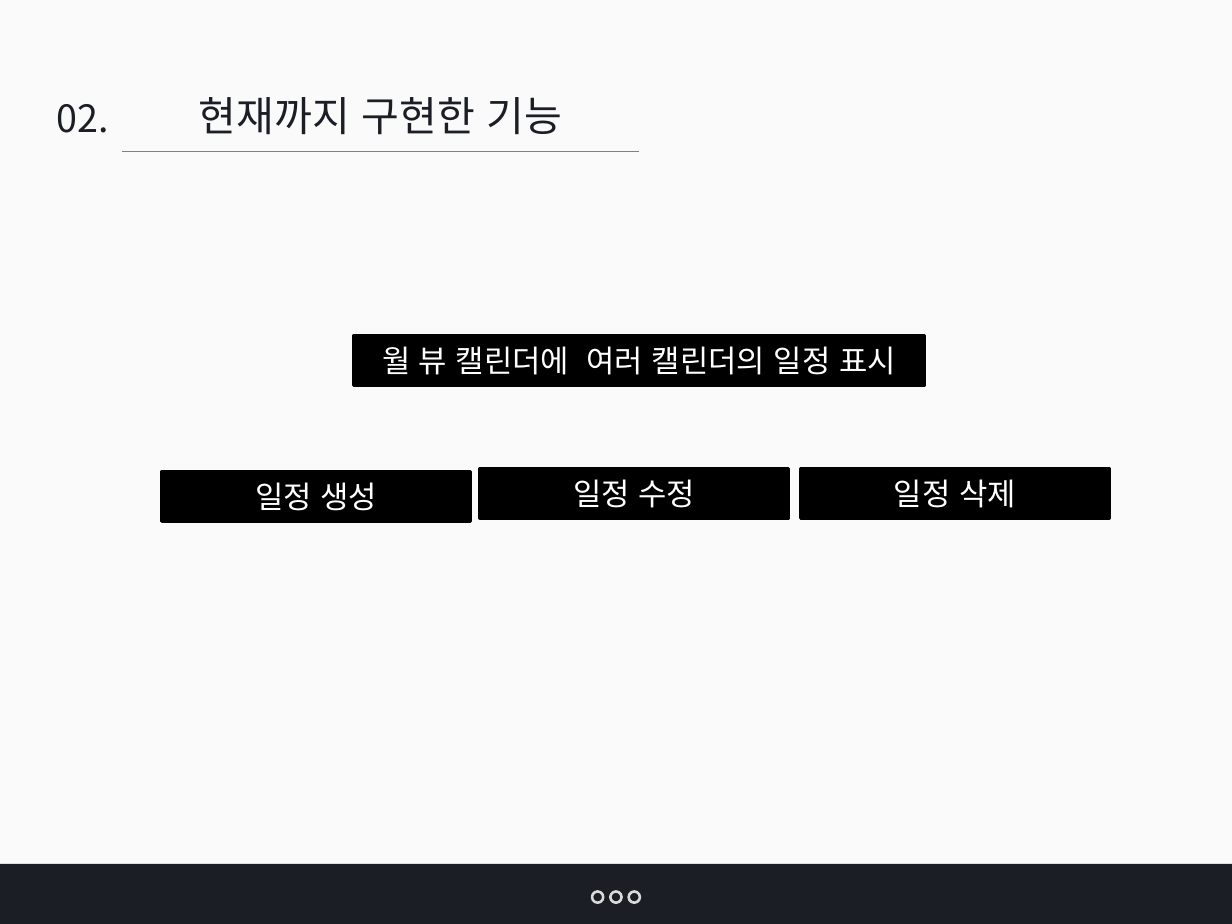
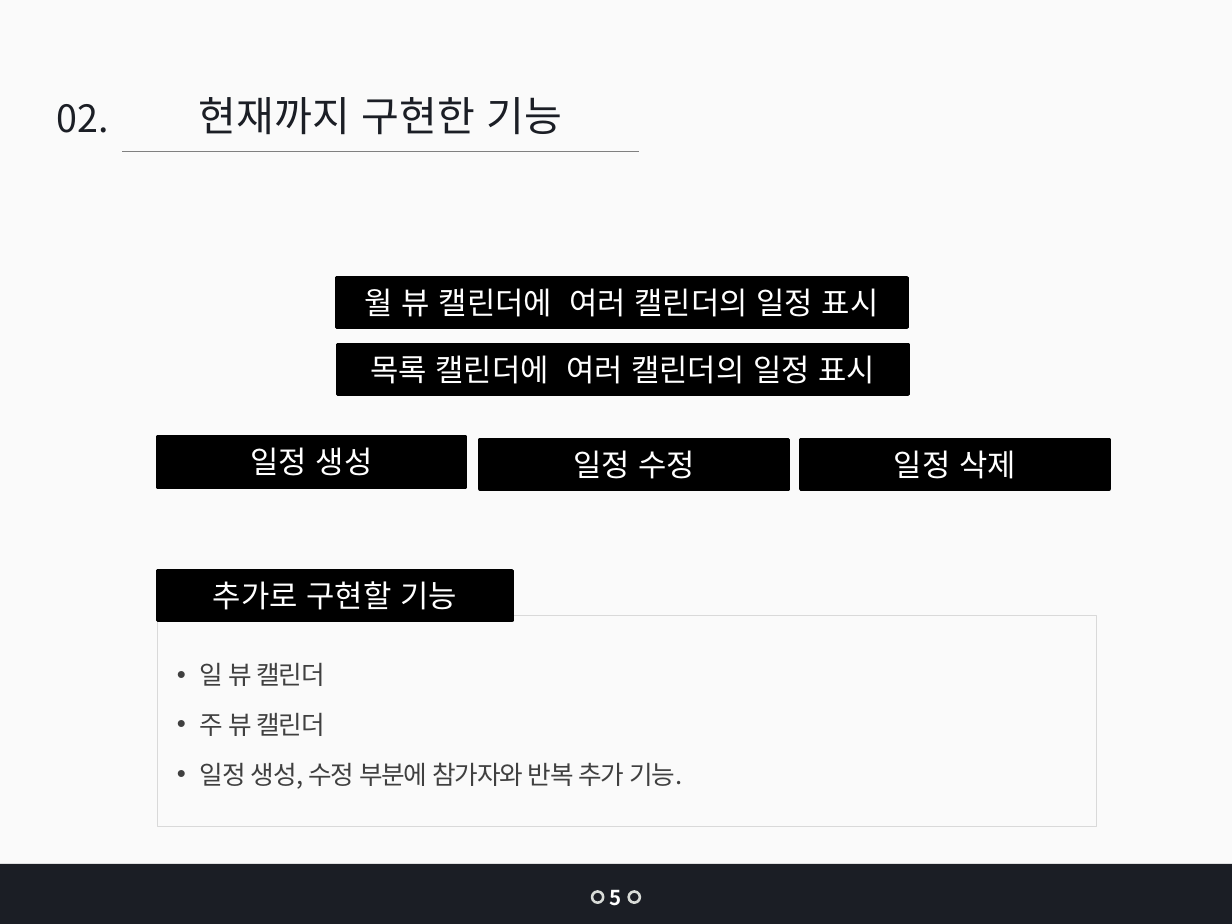
Before and after one commit to jangys/calendarProjectDocument, a slide deck: slide 5 of O0100010.pptx (slide 7 before the commit). Drawn at 1232x924 pixels with LibreOffice and Linux fonts; fonts in the diff are those of the drawing. Boxes give left, top, right and bottom in pixels: in the first picture for what was removed or moved away, otherwise in the second. Text is boxed around its words. In the diff, an @@ line names an element or a change of style, - is before the commit and + after.

```diff
--- a/O0100010.pptx
+++ b/O0100010.pptx
@@ rectangle "월 뷰 캘린더에 여러 캘린더의 ...": place and size @@
-rectangle "월 뷰 캘린더에 여러 캘린더의 ..." at bbox=[354, 336, 924, 386]
+rectangle "월 뷰 캘린더에 여러 캘린더의 ..." at bbox=[336, 277, 907, 326]
@@ rectangle added at bbox=[338, 345, 908, 394], fill #000000, outline #000000 2 pt, 18 pt, text #FFFFFF @@
+목록 캘린더에 여러 캘린더의 일정 표시
@@ rectangle "일정 생성": place and size @@
-rectangle "일정 생성" at bbox=[163, 472, 471, 521]
+rectangle "일정 생성" at bbox=[158, 437, 466, 487]
@@ rectangle "일정 수정": place and size @@
-rectangle "일정 수정" at bbox=[480, 468, 788, 517]
+rectangle "일정 수정" at bbox=[480, 440, 788, 489]
@@ rectangle "일정 삭제": place and size @@
-rectangle "일정 삭제" at bbox=[801, 468, 1109, 517]
+rectangle "일정 삭제" at bbox=[801, 440, 1109, 489]
@@ rectangle added at bbox=[158, 570, 513, 620], fill #000000, outline #000000 2 pt, 18 pt, text #FFFFFF @@
+추가로 구현할 기능
@@ rectangle added at bbox=[158, 616, 1096, 827], outline #D9D9D9 0.5 pt, 15 pt, text #404040 @@
+• 일 뷰 캘린더
+• 주 뷰 캘린더
+• 일정 생성, 수정 부분에 참가자와 반복 추가 기능.
@@ text added at bbox=[609, 889, 621, 906], 12 pt, text #FFFFFF, bold @@
+5
@@ ellipse removed at bbox=[610, 892, 621, 903] @@
```
Also in this commit, not shown: 20 other slides changed, 9 slides added, 3 slides removed, 3 other files.
